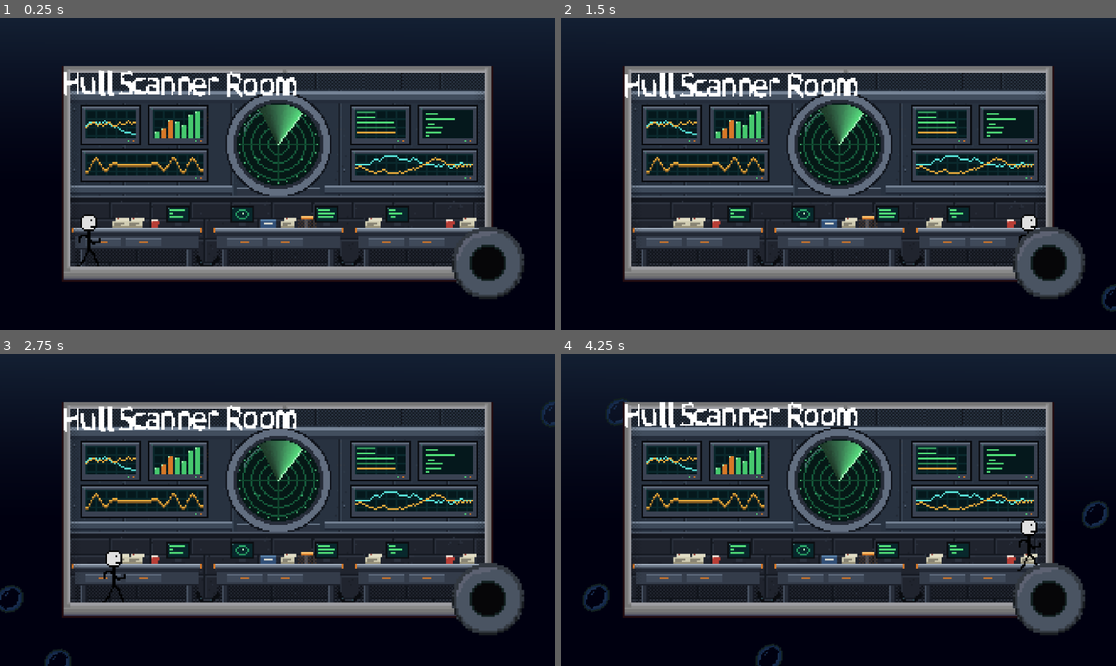
Above: before the commit, frames 1-4 (two rows, left to right).
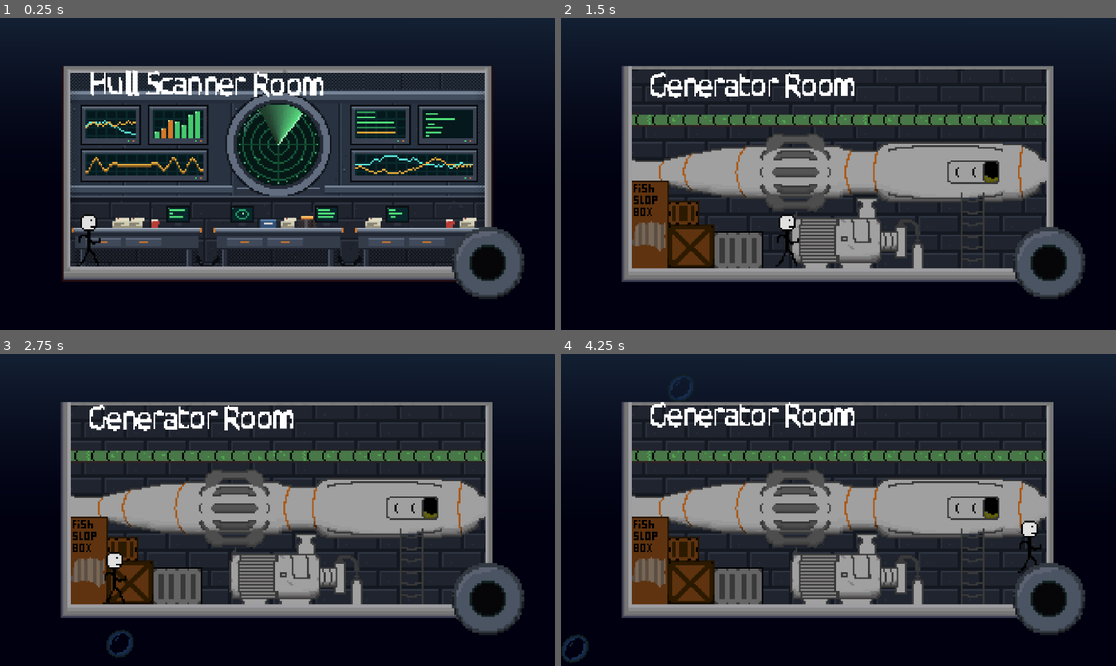
Above: after the commit, the same moments.

Repository: yogurtgurtyo/grock-grock-grock-sahur
Game: Godot game, scene res://node_2d.tscn
Two runs of this game, one before a commit and one after it. Both use one fixed random seed, a clock stepped at 60 frames per second and the inputs below.
Inputs:
- Up to frame 1 (0.25 s): no input
- Up to frame 2 (1.5 s): tap Enter (ui_accept) at 0.5, 0.77 s; hold Right (ui_right) from 0.53 s (still down)
- Up to frame 3 (2.75 s): tap Enter (ui_accept) at 1.52 s; release Right (ui_right) at 2.03 s; hold Left (ui_left) from 2.03 s (still down)
- Up to frame 4 (4.25 s): release Left (ui_left) at 2.78 s; hold Right (ui_right) from 2.78 s (still down); tap Enter (ui_accept) at 3.02, 3.77 s

The runs differ from the first frame. In frame 1, 1.8% of the frame differs, in the area x 11-59%, y 16-26%; in frame 2, 36%; in frame 3, 37%; in frame 4, 37%, in the area x 0-99%, y 6-100%.

Commit message:
New stuff i think

Diff:
--- /dev/null
+++ b/camera.gd
@@ -0,0 +1,42 @@
+extends Area2D
+class_name CameraZone2D
+
+## The Camera2D to enable when entering this zone.
+@export var target_camera_to_enable: Camera2D
+
+## The Camera2D to disable when entering this zone.
+@export var target_camera_to_disable: Camera2D
+
+## Optional: Set to true if the target_camera_to_enable should start enabled.
+@export var active_on_start: bool = false
+
+## Name of the group that identifies player/valid entities.
+@export var player_group_name: StringName = &"player"
+
+func _ready() -> void:
+	body_entered.connect(_on_body_entered)
+	body_exited.connect(_on_body_exited)
+
+	if target_camera_to_enable:
+		target_camera_to_enable.enabled = active_on_start
+
+	if target_camera_to_disable:
+		target_camera_to_disable.enabled = !active_on_start
+
+
+func _on_body_entered(body: Node2D) -> void:
+	if body.is_in_group(player_group_name):
+		_switch_cameras(true)
+
+
+func _on_body_exited(body: Node2D) -> void:
+	if body.is_in_group(player_group_name):
+		_switch_cameras(false)
+
+
+func _switch_cameras(entering_zone: bool) -> void:
+	if target_camera_to_enable:
+		target_camera_to_enable.enabled = entering_zone
+
+	if target_camera_to_disable:
+		target_camera_to_disable.enabled = !entering_zone
--- /dev/null
+++ b/door.gd
@@ -0,0 +1,11 @@
+extends CollisionShape2D
+
+
+# Called when the node enters the scene tree for the first time.
+func _ready() -> void:
+	pass # Replace with function body.
+
+
+# Called every frame. 'delta' is the elapsed time since the previous frame.
+func _process(delta: float) -> void:
+	pass
--- /dev/null
+++ b/doortransition.gd
@@ -0,0 +1,15 @@
+extends Area2D
+
+# Assign the Marker2D/Node2D representing the spawn point in the target room
+@export var target_spawn_point: Node2D
+
+func _ready() -> void:
+	body_entered.connect(_on_body_entered)
+
+func _on_body_entered(body: Node2D) -> void:
+	if body.is_in_group("Player"):
+		if target_spawn_point != null:
+			# Instantly move the player to the target spawn position
+			body.global_position = target_spawn_point.global_position
+		else:
+			push_warning("Target spawn point is not assigned on " + name)
--- a/node_2d.tscn
+++ b/node_2d.tscn
@@ -8,9 +8,11 @@
 [ext_resource type="Script" uid="uid://d2kh2xv35es6p" path="res://character_body_2d.gd" id="3_q6r6c"]
 [ext_resource type="Shader" uid="uid://blv1y2bagkkto" path="res://themes and more/wavytext.gdshader" id="3_rj586"]
 [ext_resource type="Theme" uid="uid://q50ntxq2p0qf" path="res://themes and more/font.tres" id="4_4d7sh"]
+[ext_resource type="Script" uid="uid://b3nns3sva8mr5" path="res://doortransition.gd" id="4_x0ka3"]
 [ext_resource type="Texture2D" uid="uid://svtli0dmratx" path="res://art/ui/thumbpad1.png" id="5_kdubu"]
 [ext_resource type="Texture2D" uid="uid://dtxf87hi3bwx4" path="res://art/ui/thumbpad2.png" id="6_d21ai"]
 [ext_resource type="Texture2D" uid="uid://73glqyvv1kmq" path="res://art/Hull/Hull_Generator_Blue.png" id="9_hqns4"]
+[ext_resource type="Script" uid="uid://cv177dly368bq" path="res://camera.gd" id="13_0h7mo"]
 
 [sub_resource type="ShaderMaterial" id="ShaderMaterial_hqns4"]
 shader = ExtResource("3_rj586")
@@ -39,6 +41,9 @@
 
 [sub_resource type="RectangleShape2D" id="RectangleShape2D_epypp"]
 
+[sub_resource type="RectangleShape2D" id="RectangleShape2D_omo0a"]
+size = Vector2(10, 10)
+
 [sub_resource type="ShaderMaterial" id="ShaderMaterial_x0ka3"]
 shader = ExtResource("2_hqns4")
 shader_parameter/height = 5.0
@@ -65,11 +70,20 @@
 [sub_resource type="StyleBoxTexture" id="StyleBoxTexture_0l7jo"]
 texture = ExtResource("6_d21ai")
 
+[sub_resource type="RectangleShape2D" id="RectangleShape2D_uiupi"]
+size = Vector2(255, 128)
+
 [sub_resource type="ShaderMaterial" id="ShaderMaterial_03dd7"]
 shader = ExtResource("2_hqns4")
-shader_parameter/height = 2.0
+shader_parameter/height = 5.0
 shader_parameter/frequency = 5.0
-shader_parameter/speed = 1.0
+shader_parameter/speed = 5.0
+
+[sub_resource type="RectangleShape2D" id="RectangleShape2D_nas6c"]
+size = Vector2(256, 8)
+
+[sub_resource type="RectangleShape2D" id="RectangleShape2D_21gxa"]
+size = Vector2(6, 128)
 
 [node name="Node2D" type="Node2D" unique_id=967518733]
 
@@ -108,6 +122,15 @@
 position = Vector2(0, -60)
 scale = Vector2(12.8, 0.5)
 shape = SubResource("RectangleShape2D_0e48y")
+
+[node name="Area2D" type="Area2D" parent="HullScannerRoom/StaticBody2D" unique_id=1116212881 node_paths=PackedStringArray("target_spawn_point")]
+script = ExtResource("4_x0ka3")
+target_spawn_point = NodePath("../../../HullGeneratorBlue/Node2D")
+
+[node name="door" type="CollisionShape2D" parent="HullScannerRoom/StaticBody2D/Area2D" unique_id=2066000740]
+position = Vector2(120.5, 23)
+scale = Vector2(0.5, 6.4)
+shape = SubResource("RectangleShape2D_omo0a")
 
 [node name="Camera2D" type="Camera2D" parent="HullScannerRoom" unique_id=2131969560]
 zoom = Vector2(3.5, 3.5)
@@ -132,9 +155,15 @@
 grow_horizontal = 2
 grow_vertical = 2
 theme = ExtResource("4_4d7sh")
-text = "Hull Scanner Room "
-
-[node name="CharacterBody2D" type="CharacterBody2D" parent="." unique_id=776629283]
+text = "	Hull Scanner Room "
+
+[node name="Node2D" type="Node2D" parent="HullScannerRoom" unique_id=305717139]
+position = Vector2(93, 22)
+
+[node name="Marker2D" type="Marker2D" parent="HullScannerRoom/Node2D" unique_id=1138733992]
+position = Vector2(0, 19)
+
+[node name="CharacterBody2D" type="CharacterBody2D" parent="." unique_id=776629283 groups=["Player"]]
 position = Vector2(16, 100)
 script = ExtResource("3_q6r6c")
 
@@ -144,6 +173,7 @@
 shape = SubResource("RectangleShape2D_q6r6c")
 
 [node name="Sprite2D" type="Sprite2D" parent="CharacterBody2D" unique_id=436276463]
+z_index = 1
 texture_filter = 1
 texture = ExtResource("3_0hol4")
 hframes = 4
@@ -181,6 +211,17 @@
 texture = ExtResource("9_hqns4")
 hframes = 5
 
+[node name="Area2D" type="Area2D" parent="HullGeneratorBlue" unique_id=503738795 node_paths=PackedStringArray("target_camera_to_enable", "target_camera_to_disable")]
+collision_layer = 0
+script = ExtResource("13_0h7mo")
+target_camera_to_enable = NodePath("../Camera2D")
+target_camera_to_disable = NodePath("../../HullScannerRoom/Camera2D")
+player_group_name = &"Player"
+
+[node name="CollisionShape2D" type="CollisionShape2D" parent="HullGeneratorBlue/Area2D" unique_id=442987697]
+position = Vector2(0.5, 0)
+shape = SubResource("RectangleShape2D_uiupi")
+
 [node name="Sprite2D" type="Sprite2D" parent="HullGeneratorBlue" unique_id=1338909072]
 z_index = -2
 texture_filter = 1
@@ -188,6 +229,67 @@
 scale = Vector2(1.5, 1)
 texture = ExtResource("2_ir8iy")
 
+[node name="RichTextLabel" type="RichTextLabel" parent="HullGeneratorBlue" unique_id=365563744]
+texture_filter = 1
+material = SubResource("ShaderMaterial_tt2tb")
+anchors_preset = 15
+anchor_right = 1.0
+anchor_bottom = 1.0
+offset_left = -128.0
+offset_top = -64.0
+offset_right = -128.0
+offset_bottom = -64.0
+grow_horizontal = 2
+grow_vertical = 2
+theme = ExtResource("4_4d7sh")
+text = "	Generator Room"
+
+[node name="Node2D" type="Node2D" parent="HullGeneratorBlue" unique_id=1579930508]
+position = Vector2(-90, 30)
+
+[node name="Marker2D" type="Marker2D" parent="HullGeneratorBlue/Node2D" unique_id=474250370]
+position = Vector2(0, 19)
+
+[node name="StaticBody2D" type="StaticBody2D" parent="HullGeneratorBlue" unique_id=626642954]
+
+[node name="floor" type="CollisionShape2D" parent="HullGeneratorBlue/StaticBody2D" unique_id=513612258]
+position = Vector2(0, 60)
+shape = SubResource("RectangleShape2D_nas6c")
+
+[node name="wall" type="CollisionShape2D" parent="HullGeneratorBlue/StaticBody2D" unique_id=125335390]
+position = Vector2(-125, 0)
+shape = SubResource("RectangleShape2D_21gxa")
+
+[node name="wall2" type="CollisionShape2D" parent="HullGeneratorBlue/StaticBody2D" unique_id=1261708520]
+position = Vector2(127, 0)
+shape = SubResource("RectangleShape2D_21gxa")
+
+[node name="floor2" type="CollisionShape2D" parent="HullGeneratorBlue/StaticBody2D" unique_id=1716567896]
+position = Vector2(0, -66)
+shape = SubResource("RectangleShape2D_nas6c")
+
+[node name="Camera2D" type="Camera2D" parent="HullGeneratorBlue" unique_id=1234374401]
+position = Vector2(0.5, 0)
+zoom = Vector2(3.5, 3.5)
+
+[node name="GPUParticles2D" type="GPUParticles2D" parent="HullGeneratorBlue" unique_id=467864572]
+z_index = -1
+texture_filter = 1
+material = SubResource("ShaderMaterial_hqns4")
+scale = Vector2(1.5, 1)
+texture = ExtResource("2_x0ka3")
+lifetime = 4.0
+process_material = SubResource("ParticleProcessMaterial_tt2tb")
+
+[node name="Area2D2" type="Area2D" parent="HullGeneratorBlue" unique_id=1988654226 node_paths=PackedStringArray("target_spawn_point")]
+script = ExtResource("4_x0ka3")
+target_spawn_point = NodePath("../../HullScannerRoom/Node2D/Marker2D")
+
+[node name="door" type="CollisionShape2D" parent="HullGeneratorBlue/Area2D2" unique_id=69076689]
+position = Vector2(-119.5, 24)
+scale = Vector2(0.5, 6.4)
+shape = SubResource("RectangleShape2D_omo0a")
+
 [node name="Sprite2D" type="Sprite2D" parent="." unique_id=1457985268]
 z_index = -1
 texture_filter = 1
Binary file added: art/oceanwater.ase
Binary file added: art/oceanwater.png
Not shown, added: art/oceanwater.png.import
Binary file added: art/player/playericon.ase
Binary file added: art/player/playericon.png
Not shown, added: art/player/playericon.png.import
Not shown, added: camera.gd.uid
Not shown, added: door.gd.uid
Not shown, added: doortransition.gd.uid
